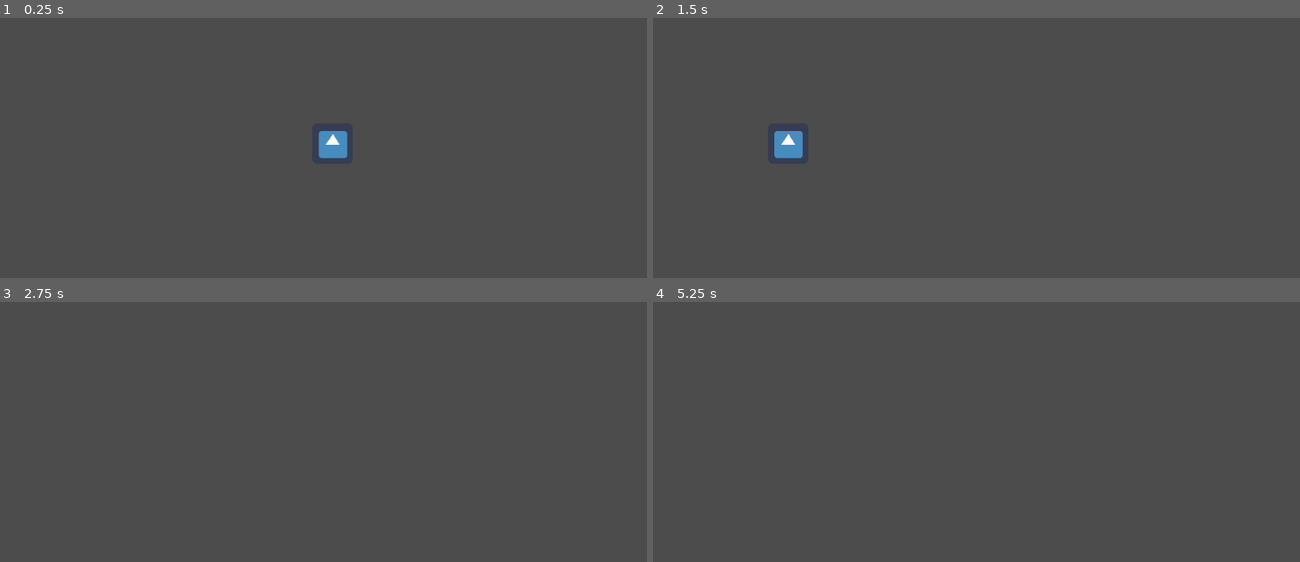
Above: before the commit, frames 1-4 (two rows, left to right).
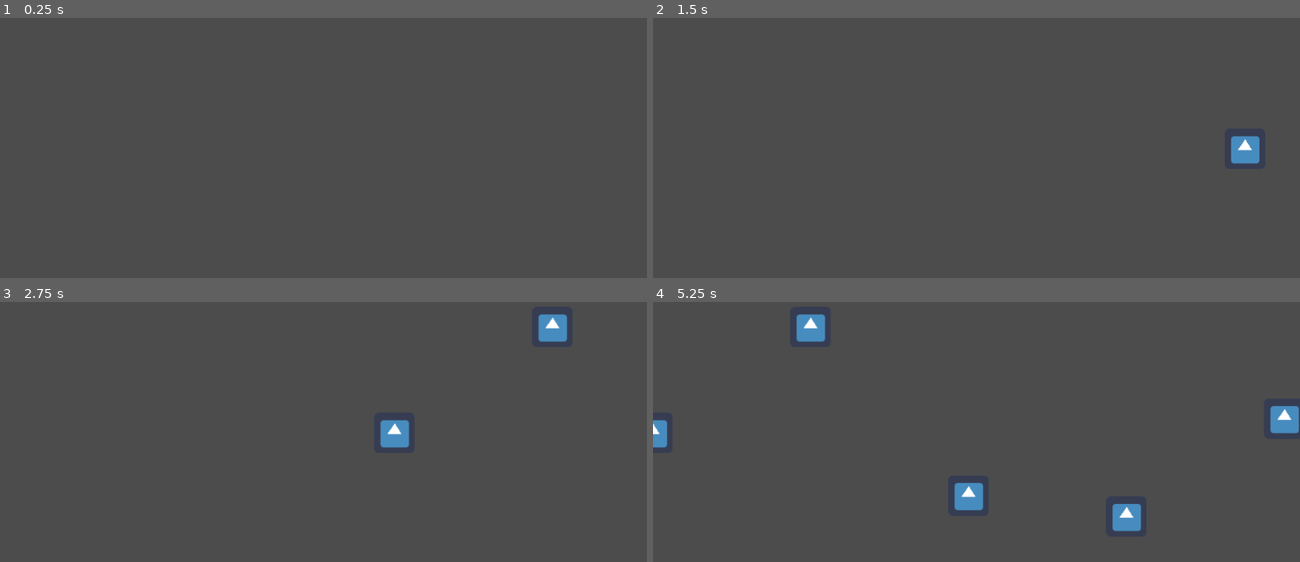
Above: after the commit, the same moments.

Repository: moisesjbc/info-harvest
Game: Godot game, scene res://gameplay/main/main.tscn
Two runs of this game, one before a commit and one after it. Both use one fixed random seed, a clock stepped at 60 frames per second and the inputs below. The engine's default icon, where the game draws it, is replaced by a stand-in: a white triangle on a blue panel in a dark square.
Inputs:
- Up to frame 1 (0.25 s): no input
- Up to frame 2 (1.5 s): no input
- Up to frame 3 (2.75 s): no input
- Up to frame 4 (5.25 s): no input

The runs differ from the first frame. In frame 1, 0.5% of the frame differs, in the area x 49-54%, y 43-55%; in frame 2, 0.9%; in frame 3, 1.0%; in frame 4, 2.1%, in the area x 0-100%, y 4-89%.

Commit message:
Add data spawn

Diff:
--- /dev/null
+++ b/godot-project/gameplay/data_spawn/data_spawn.gd
@@ -0,0 +1,12 @@
+extends Node2D
+
+
+var data_scene = preload("res://gameplay/data/data.tscn")
+
+
+func _on_spawn_timer_timeout():
+	var new_data = data_scene.instance()
+	$data_container.add_child(new_data)
+	new_data.global_position.x = $top_position.global_position.x
+	new_data.global_position.y = rand_range($top_position.global_position.y, $bottom_position.global_position.y)
+	print("foo")
--- /dev/null
+++ b/godot-project/gameplay/data_spawn/data_spawn.tscn
@@ -0,0 +1,20 @@
+[gd_scene load_steps=2 format=2]
+
+[ext_resource path="res://gameplay/data_spawn/data_spawn.gd" type="Script" id=1]
+
+[node name="data_spawn" type="Node2D"]
+position = Vector2( 1066, 0 )
+script = ExtResource( 1 )
+
+[node name="top_position" type="Position2D" parent="."]
+position = Vector2( 0, 32 )
+
+[node name="bottom_position" type="Position2D" parent="."]
+position = Vector2( 0, 578 )
+
+[node name="spawn_timer" type="Timer" parent="."]
+autostart = true
+
+[node name="data_container" type="Node2D" parent="."]
+
+[connection signal="timeout" from="spawn_timer" to="." method="_on_spawn_timer_timeout"]
--- a/godot-project/gameplay/main/main.tscn
+++ b/godot-project/gameplay/main/main.tscn
@@ -1,8 +1,7 @@
 [gd_scene load_steps=2 format=2]
 
-[ext_resource path="res://gameplay/data/data.tscn" type="PackedScene" id=1]
+[ext_resource path="res://gameplay/data_spawn/data_spawn.tscn" type="PackedScene" id=2]
 
 [node name="main" type="Node2D"]
 
-[node name="data" parent="." instance=ExtResource( 1 )]
-position = Vector2( 589, 302 )
+[node name="data_spawn" parent="." instance=ExtResource( 2 )]
Not shown, changed: .gitignore
